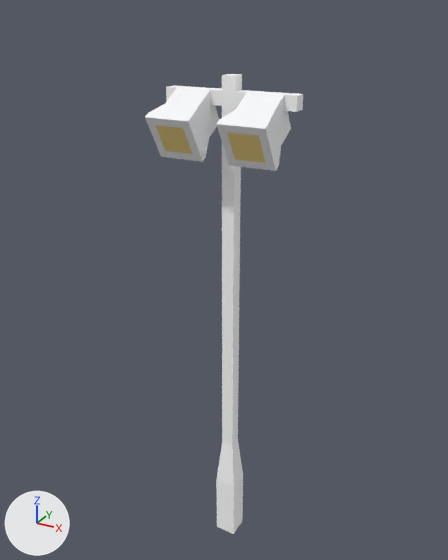
Two versions of the glTF model public/assets/kenney-racing-kit/Models/GLTF format/lightPost_exclusive.glb, one commit apart.
Before and after are seen from a 50 mm lens placed at (0.063, -0.123, 0.869), pointed at (-0.364, 0.654, 0.48). Arrows for +X, +Y and +Z are at lower left; the lights stay in place. The first picture is the older version. Vertices at exactly the same position are counted once.

In view in the first picture: 'lightPost_exclusive(Clone)'.
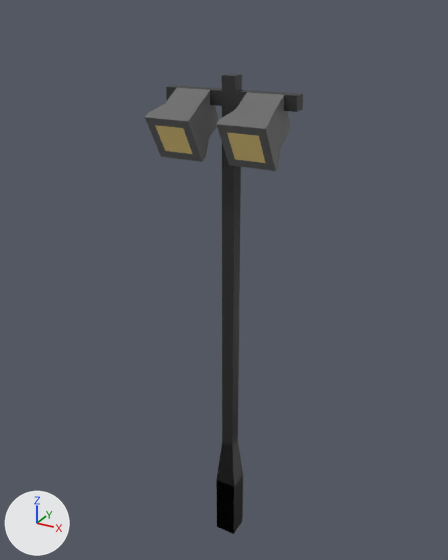
The newer file is also turned or shifted as a whole; pictures and numbers use the older file's frame.

Pixel boxes [x1, y1, x2, y2] of what changed, in the pictures (448 x 560 px):
'lightPost_exclusive(Clone)', reshaped (10% taller)
    before: [145, 74, 303, 534]
    after: [145, 26, 303, 534]
part 1 of me_mesh_lightpost_exclusive, built on
    before: [210, 90, 247, 107]
    after: [210, 26, 251, 534]
part 2 of me_mesh_lightpost_exclusive, recoloured
    before: [166, 74, 303, 534]
    after: [166, 74, 303, 485]
part 3 of me_mesh_lightpost_exclusive, recoloured
    both: [145, 88, 291, 171]

What changed in the scene script:
```text
Add mat_pilar:
    mat_pilar = principled_material('Pilar')
    mat_pilar.base_color = (0.085, 0.085, 0.085)  # dark grey #525252
    mat_pilar.metallic = 1.0
    mat_pilar.roughness = 0.535
Add mat_top:
    mat_top = principled_material('top')
    mat_top.base_color = (0.141, 0.141, 0.141)  # dark grey #696969
Add mat_light_direction:
    mat_light_direction = principled_material('light_direction')
    mat_light_direction.base_color = (0.8, 0.8, 0.8)  # white #e7e7e7
    mat_light_direction.alpha = 0.0
Change me_mesh_lightpost_exclusive:
    used by ob_lightpost_exclusive_clone; location = (-0.35, 0.65, -0.01)
    remove me_mesh_lightpost_exclusive.from_pydata(...)  # 80 vertices, 154 faces; spans x -0.1..0.1, y -0.079..0.018, z 0.0..0.796
    add me_mesh_lightpost_exclusive.from_pydata(...)  # 92 vertices, 194 faces; spans x -0.1..0.1, y -0.079..0.042, z 0.0..0.856
    me_mesh_lightpost_exclusive part 1
    47 faces are deleted
    12 vertices are added at x -0.009..0.009, y -0.036..0.042, z 0.778..0.856
    67 new faces join them, mat_pilar (dark grey #525252)
    20 new faces join them, mat_light_direction (white #e7e7e7)
    me_mesh_lightpost_exclusive part 2: 68 faces spanning x -0.1..0.1, y -0.018..0.018, z 0.0..0.796 switch from mat_defaultmat (white #ffffff) to mat_pilar (dark grey #525252)
    me_mesh_lightpost_exclusive part 3: 76 faces spanning x -0.089..0.089, y -0.079..0.017, z 0.685..0.776 switch from mat_grey (white #f9f9fb) to mat_top (dark grey #696969)
    add me_mesh_lightpost_exclusive.materials.append(mat_light_direction)  # white #e7e7e7
```
